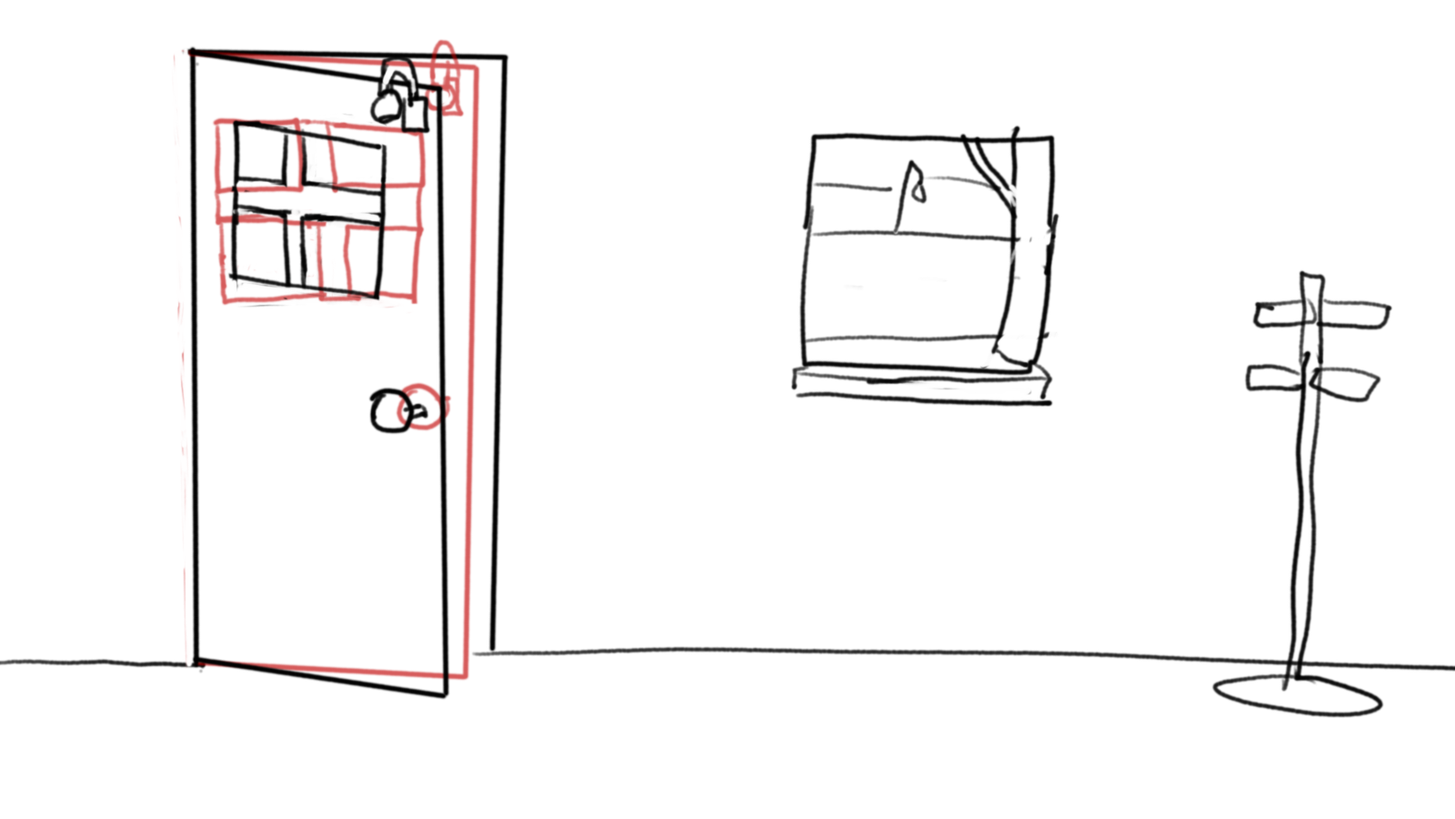
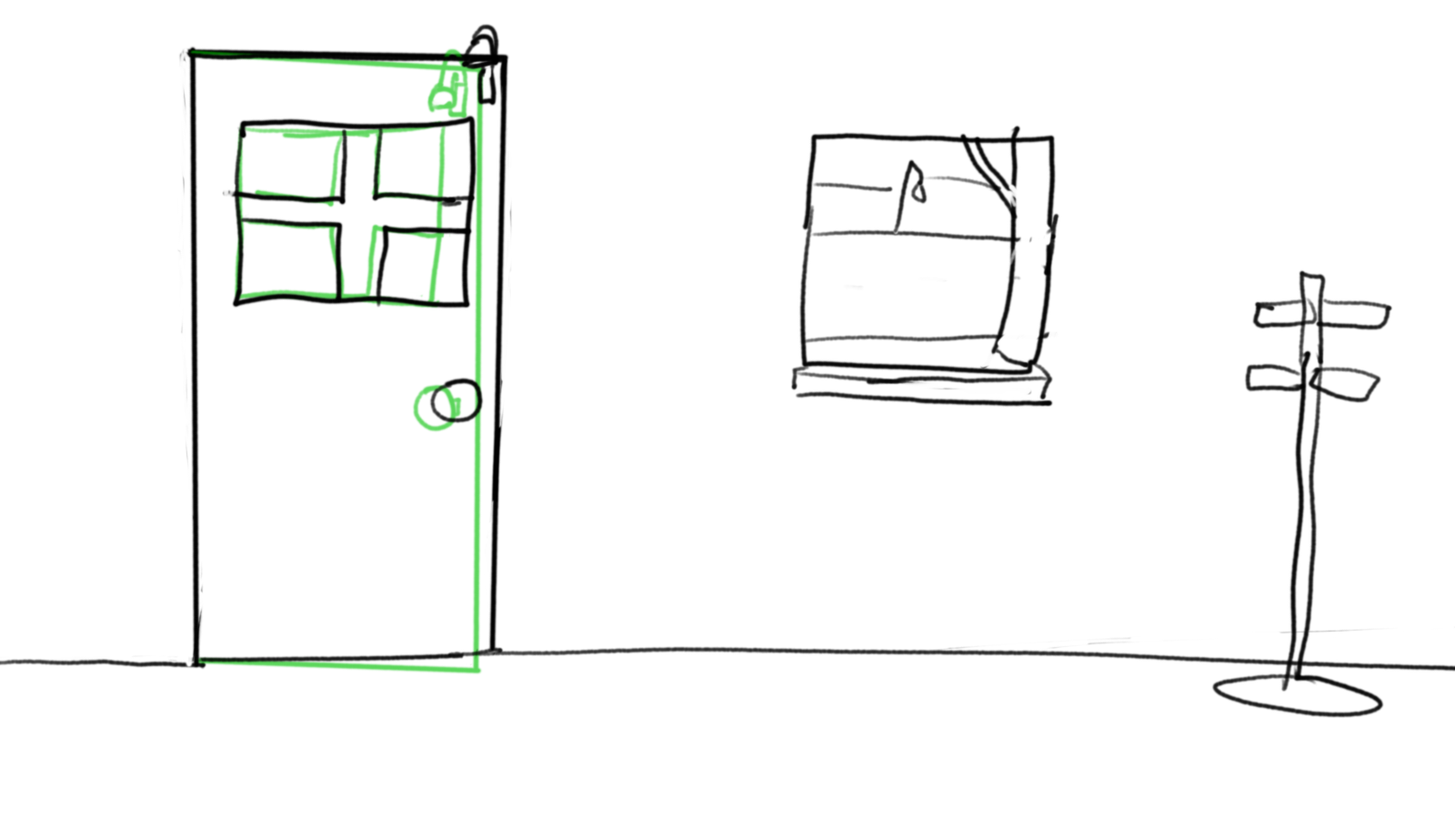
Two versions of the same layered image (1455×819). Layer-by-layer changes:
painted on "door" over [0,22,1455,699]
painted on "background" over [0,22,1455,701]
